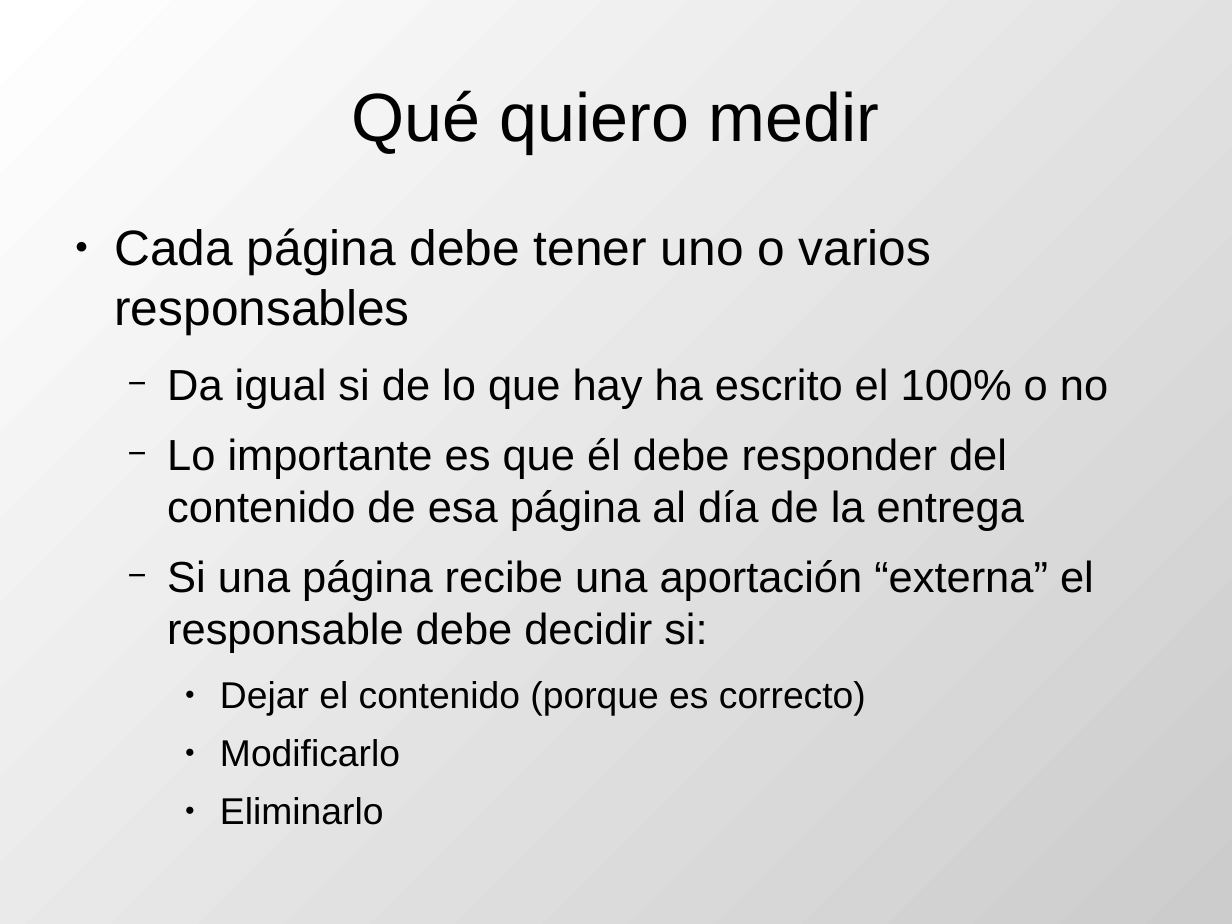
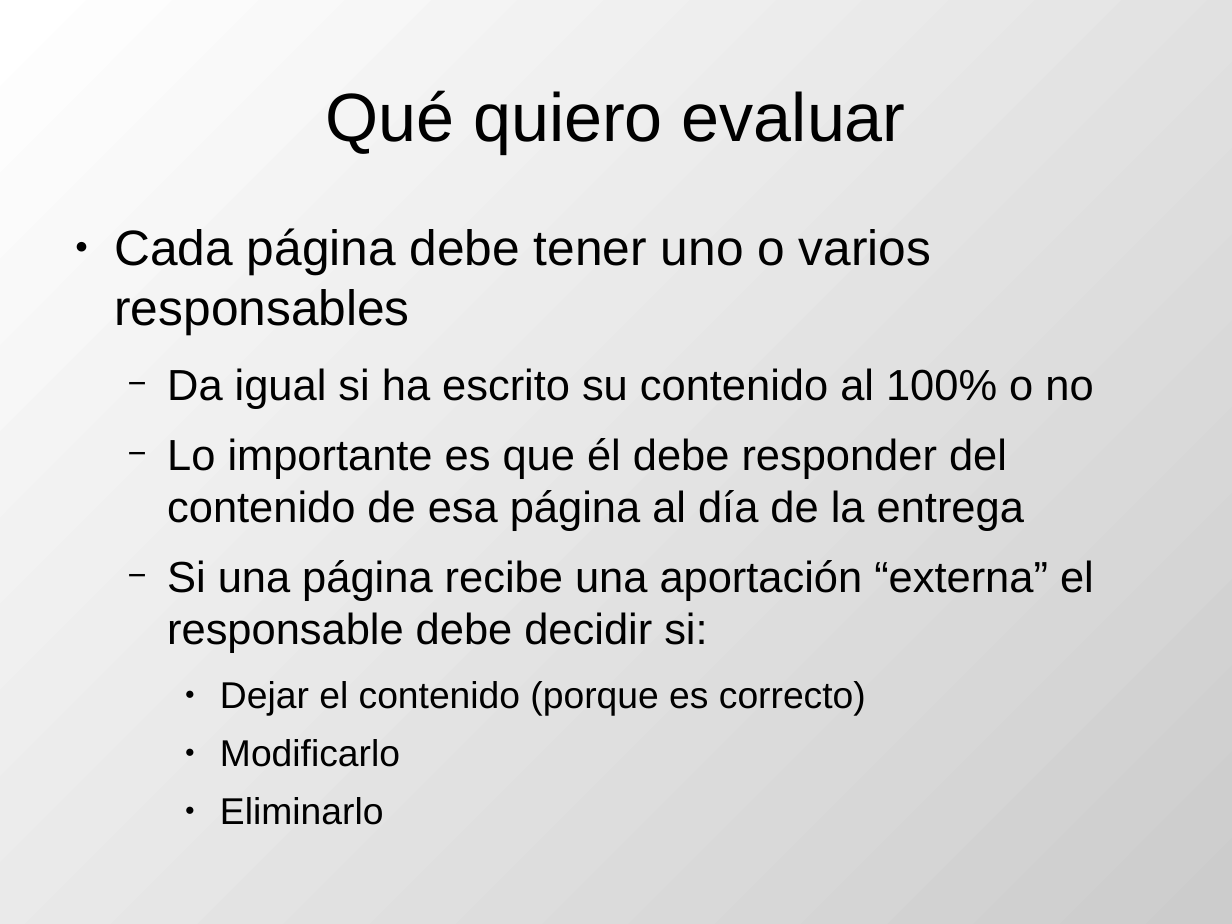
Before and after one commit to DrPantera/wikis4education, a slide deck: slide 20 of uca-2014/tema-5-IntroEvaluacionWikis.odp. Drawn at 1232x924 pixels with LibreOffice and Linux fonts; fonts in the diff are those of the drawing. Boxes give left, top, right and bottom in pixels: in the first picture for what was removed or moved away, otherwise in the second. Text is boxed around its words. In the diff, an @@ line names an element or a change of style, - is before the commit and + after.

Commit message:
pregnta quien evalua compet objetivam

```diff
--- a/uca-2014/tema-5-IntroEvaluacionWikis.odp
+++ b/uca-2014/tema-5-IntroEvaluacionWikis.odp
@@ title at box(325, 90, 906, 153): text changed @@
-Qué quiero medir
+Qué quiero evaluar
@@ text at box(167, 368, 1093, 409): text changed @@
-  − Da igual si de lo que hay ha escrito el 100% o no
+  − Da igual si ha escrito su contenido al 100% o no
```
Also in this commit, not shown: 17 other slides changed, 2 slides added, 1 other file.
